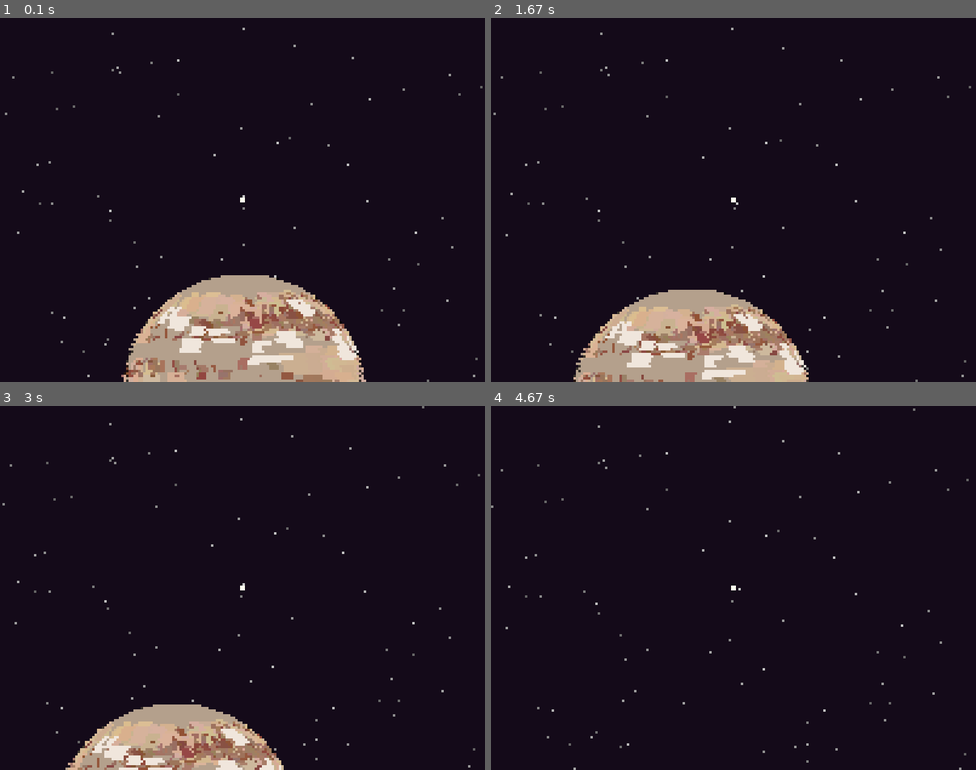
Above: before the commit, frames 1-4 (two rows, left to right).
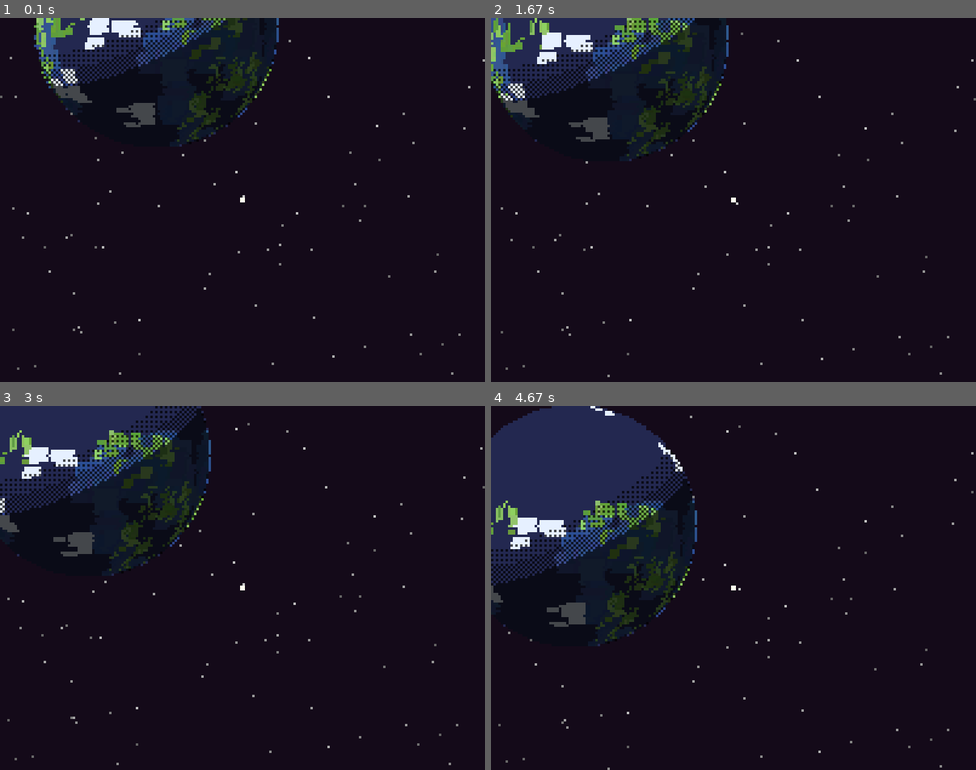
Above: after the commit, the same moments.

Repository: Thak676/pygame_planet_generator
Game: pygame game, started from main.py
The game is run twice, just before and just after one commit, with the same random seed, the same clock (stepped at 60 frames per second) and the same inputs.
Inputs:
- Up to frame 1 (0.1 s): no input
- Up to frame 2 (1.67 s): hold Right 0.33-0.8 s; hold Up 0.83-1.13 s; hold Right 1.17-1.63 s
- Up to frame 3 (3 s): hold Left 1.67-2.2 s; hold Left 2.23-2.63 s; hold Up from 2.67 s (still down)
- Up to frame 4 (4.67 s): release Up at 3.03 s; hold Right 3.07-3.7 s; hold Left 3.73-4.2 s; hold Right from 4.23 s (still down)

The runs differ from the first frame. In frame 1, 17% of the frame differs, in the area x 0-100%, y 0-100%; in frame 2, 17%; in frame 3, 15%; in frame 4, 15%.

Commit message:
planets orbiting sun

Diff:
--- a/main.py
+++ b/main.py
@@ -39,43 +39,58 @@
     pygame.display.set_caption("Pixel Planet")
     clock = pygame.time.Clock()
 
-    # Create Planet
-    # Choose a random planet type
-    configs = [
-        get_terran_config(),
-        get_ice_world_config(),
-        get_desert_config(),
-        get_toxic_config(),
-        get_lava_config(),
-        get_gas_giant_config(),
-        get_sun_config()
+    # Create Solar System
+    # Sun at (0,0)
+    sun_config = get_sun_config()
+    sun = Planet(sun_config)
+
+    # Orbiting Planets
+    planets = []
+
+    # Types of planets to spawn (Config, Distance Multiplier relative to Sun radius)
+    planet_types = [
+        (get_lava_config(), 2.0),
+        (get_terran_config(), 3.5),
+        (get_gas_giant_config(), 6.0),
+        (get_ice_world_config(), 8.5)
     ]
-    p_config = random.choice(configs)
 
-    # Apply global simulation overrides if needed, or stick to config defaults
-    # p_config.rotation_speed = 0.001
+    # Base distance to ensure we don't clip inside the sun
+    orbit_base = sun.radius + 150
 
-    current_planet = Planet(p_config)
+    for config, dist_mult in planet_types:
+        d = int(orbit_base * dist_mult)
+        # Kepler-ish orbital speed (slower further out)
+        # Made extremely slow (0.5 -> 0.02)
+        speed = 0.0002 / math.sqrt(d)
+        angle = random.uniform(0, 6.28)
+
+        planets.append({
+            'body': Planet(config),
+            'dist': d,
+            'speed': speed,
+            'angle': angle,
+            'x': 0, 'y': 0
+        })
 
     # Create Player
-    # Start near the planet
-    player = Spaceship(LOGICAL_WIDTH/2, LOGICAL_HEIGHT/2 - 80, LOGICAL_WIDTH, LOGICAL_HEIGHT)
+    # Start near the Terran planet (index 1)
+    start_p = planets[1]
+    # Offset slightly so player sees the planet
+    start_x = math.cos(start_p['angle']) * (start_p['dist'] + 80)
+    start_y = math.sin(start_p['angle']) * (start_p['dist'] + 80)
+
+    player = Spaceship(start_x, start_y, LOGICAL_WIDTH, LOGICAL_HEIGHT)
 
     # Assets
     # Stars (Infinite field simulation)
-    # Positions are relative to screen size (0..1) to be scaled by view
     stars = []
     for _ in range(80):
         x = random.uniform(0, LOGICAL_WIDTH)
         y = random.uniform(0, LOGICAL_HEIGHT)
-        depth = 0.05 # Fixed depth so the star pattern doesn't distort (very distant)
+        depth = 0.05
         c = random.randint(100, 200)
         stars.append({'x': x, 'y': y, 'depth': depth, 'c': c})
-
-    light_orbit_angle = 0.0
-
-    # World Setup
-    planet_pos = (LOGICAL_WIDTH/2, LOGICAL_HEIGHT/2)
 
     running = True
     while running:
@@ -83,24 +98,21 @@
             if event.type == pygame.QUIT:
                 running = False
 
-        # Dynamic Lighting / Orbit
-        light_orbit_angle += ORBIT_SPEED
-        lx = math.sin(light_orbit_angle)
-        lz = math.cos(light_orbit_angle)
-        ly = -0.3 # Slight vertical tilt
-        light_vector = (lx, ly, lz)
+        # Update Sun
+        sun.update()
 
-        # Update Planet
-        current_planet.update()
+        # Update Planets
+        for p in planets:
+            p['angle'] += p['speed']
+            p['x'] = math.cos(p['angle']) * p['dist']
+            p['y'] = math.sin(p['angle']) * p['dist']
+            p['body'].update()
 
         # Update Player
         player.handle_input()
         player.update()
 
-        # Camera Update (Follow Player)
-        # target_cam_x = player.pos.x - LOGICAL_WIDTH/2
-        # target_cam_y = player.pos.y - LOGICAL_HEIGHT/2
-        # For simplicity, rigid lock:
+        # Camera Update (Rigid Lock)
         camera_x = player.pos.x - LOGICAL_WIDTH / 2
         camera_y = player.pos.y - LOGICAL_HEIGHT / 2
 
@@ -108,7 +120,6 @@
         canvas.fill(C_SPACE)
         for s in stars:
             # Scroll stars based on depth
-            # (Original Pos - Camera * Depth) % ScreenSize
             sx = (s['x'] - camera_x * s['depth']) % LOGICAL_WIDTH
             sy = (s['y'] - camera_y * s['depth']) % LOGICAL_HEIGHT
 
@@ -116,19 +127,41 @@
             if 0 <= ix < LOGICAL_WIDTH and 0 <= iy < LOGICAL_HEIGHT:
                  canvas.set_at((ix, iy), (s['c'], s['c'], s['c']))
 
-        # Draw Planet (World Space -> Screen Space)
-        # Planet is at planet_pos in world space
-        screen_planet_x = int(planet_pos[0] - camera_x)
-        screen_planet_y = int(planet_pos[1] - camera_y)
+        # Draw Sun
+        sun_sc_x = int(0 - camera_x)
+        sun_sc_y = int(0 - camera_y)
+        sun_margin = sun.radius + 50
 
-        # Only draw planet if somewhat on screen (Culling)
-        # Dynamic margin based on radius
-        planet_r = current_planet.radius
-        margin = planet_r + 50
+        if (-sun_margin < sun_sc_x < LOGICAL_WIDTH + sun_margin and
+            -sun_margin < sun_sc_y < LOGICAL_HEIGHT + sun_margin):
+            # Sun looks fine with simple front lighting or no lighting
+            sun.draw(canvas, sun_sc_x, sun_sc_y, (0, 0, 1))
 
-        if (-margin < screen_planet_x < LOGICAL_WIDTH + margin and
-            -margin < screen_planet_y < LOGICAL_HEIGHT + margin):
-            current_planet.draw(canvas, screen_planet_x, screen_planet_y, light_vector)
+        # Draw Planets
+        for p in planets:
+            px, py = p['x'], p['y']
+            sc_x = int(px - camera_x)
+            sc_y = int(py - camera_y)
+
+            radius = p['body'].radius
+            margin = radius + 50
+
+            if (-margin < sc_x < LOGICAL_WIDTH + margin and
+                -margin < sc_y < LOGICAL_HEIGHT + margin):
+
+                # Calculate light direction (from planet TO sun)
+                # Sun is at 0,0
+                dx, dy = -px, -py
+                dist = math.sqrt(dx*dx + dy*dy)
+
+                lx, ly, lz = 0, 0, 1
+                if dist > 0:
+                    lx = dx / dist
+                    ly = dy / dist
+                    # Add a small Z component so the center isn't pitch black
+                    lz = 0.25
+
+                p['body'].draw(canvas, sc_x, sc_y, (lx, ly, lz))
 
         # Draw Player
         player.draw(canvas, camera_x, camera_y)
